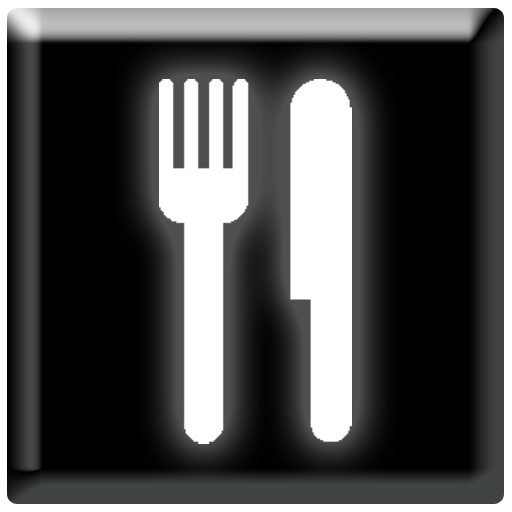
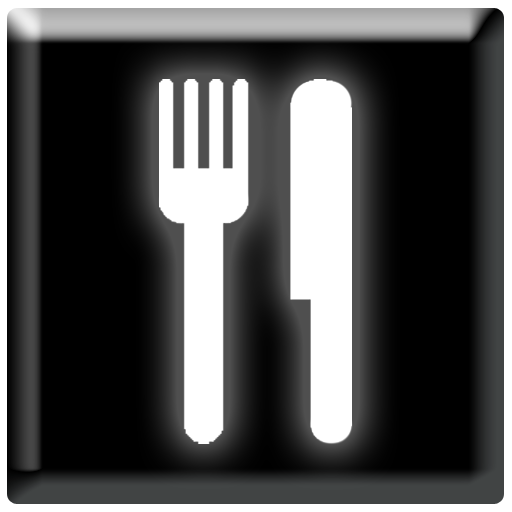
Layers edited between the first and the second 512px x 512px image:
painted on "Layer 1" over [158, 79, 354, 445]
